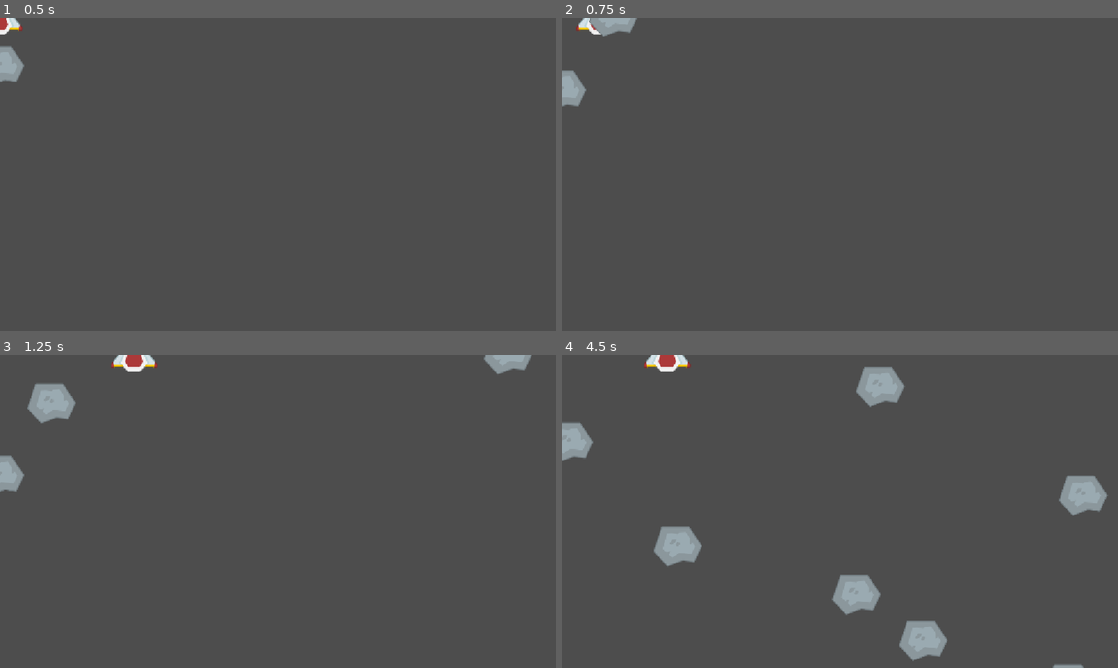
Above: before the commit, frames 1-4 (two rows, left to right).
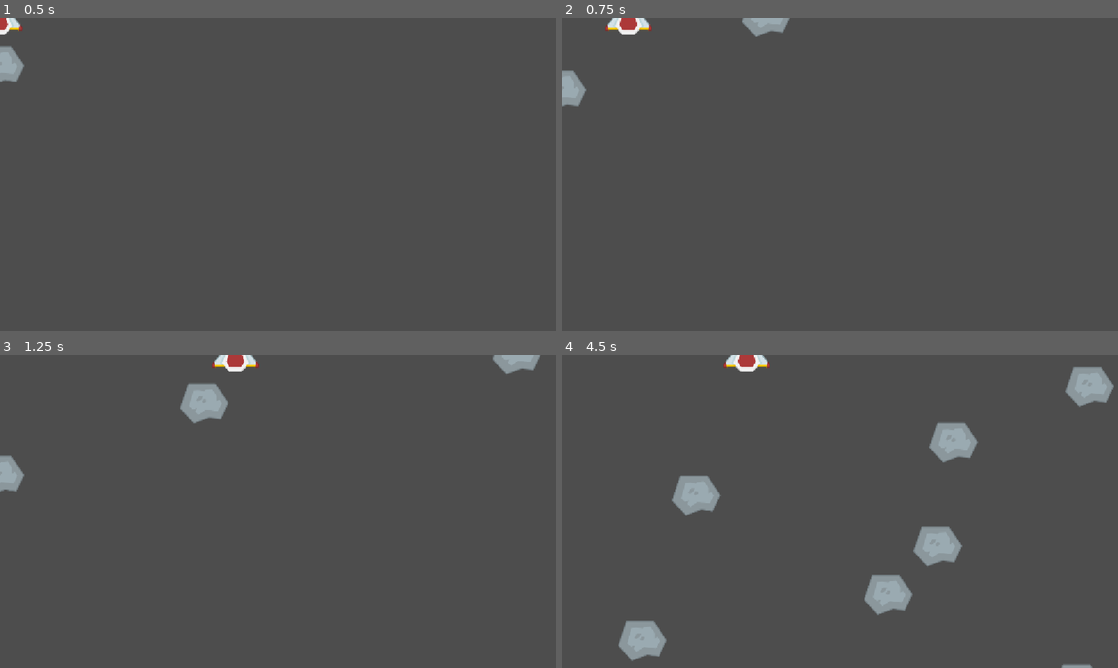
Above: after the commit, the same moments.

Repository: pranjal-irl/astro-dash
Game: Godot game, scene res://main.tscn
The game is run twice, just before and just after one commit, with the same random seed, the same clock (stepped at 60 frames per second) and the same inputs.
Inputs (mouse positions are in pixels of both pictures, inside the frame that each line leads up to):
- Up to frame 1 (0.5 s): no input
- Up to frame 2 (0.75 s): tap Enter at 0.5 s; move the mouse to (962, 158) at 0.52 s; hold Right (ui_right) from 0.53 s (still down); tap Alt at 0.6 s; click (962, 158) at 0.67 s
- Up to frame 3 (1.25 s): keep holding Right (ui_right)
- Up to frame 4 (4.5 s): move the mouse to (728, 527) at 1.27 s; release Right (ui_right) at 1.28 s; hold Down (ui_down) 1.28-2.03 s; tap Shift at 1.35, 2.85, 4.35 s; move the mouse to (895, 442) at 2.02 s; hold Right (ui_right) 2.03-2.78 s; tap Alt at 2.1, 3.6 s; move the mouse to (812, 574) at 2.77 s; hold Up (ui_up) 2.78-3.53 s; click (812, 574) at 2.92 s; move the mouse to (1006, 558) at 3.52 s; hold Left (ui_left) from 3.53 s (still down); move the mouse to (673, 464) at 4.27 s

Frame 1 is identical in both runs. In frame 2, 1.0% of the frame differs, in the area x 2-41%, y 0-6%; in frame 3, 2.5%; in frame 4, 10%, in the area x 0-100%, y 0-100%.

Commit message:
Better increasing speed with a top speed cap and lanes for asteroid

Diff:
--- a/main.gd
+++ b/main.gd
@@ -1,4 +1,12 @@
 extends Node2D
+
+var lanes = [
+	Vector2(0, 230),
+	Vector2(230, 460),
+	Vector2(460, 690),
+	Vector2(690, 920),
+	Vector2(920,1152)
+]
 
 var time_alive = 0.0
 
@@ -15,9 +23,12 @@
 func _on_timer_timeout() -> void:
 	var asteroid = asteroid_scene.instantiate()
 
-	asteroid.position.x = randf_range(0, 1150)
 	asteroid.position.y = -50
 
-	asteroid.speed = 200 + time_alive * 10
+	var lane_index = randi_range(0, lanes.size() - 1)
+	var lane = lanes[lane_index]
+	asteroid.position.x = randf_range(lane.x, lane.y)
+
+	asteroid.speed = min(200 + time_alive * 10, 1100)
 
 	add_child(asteroid)
--- a/main.tscn
+++ b/main.tscn
@@ -9,6 +9,7 @@
 asteroid_scene = ExtResource("2_h2yge")
 
 [node name="Player" parent="." unique_id=657594041 instance=ExtResource("1_0xm2m")]
+speed = 700
 
 [node name="Timer" type="Timer" parent="." unique_id=145768894]
 wait_time = 0.5
--- a/player.gd
+++ b/player.gd
@@ -1,6 +1,6 @@
 extends CharacterBody2D
 
-@export var speed = 400
+@export var speed = 700
 
 func _physics_process(delta):
 	var direction = Input.get_vector("ui_left","ui_right","ui_up","ui_down")
